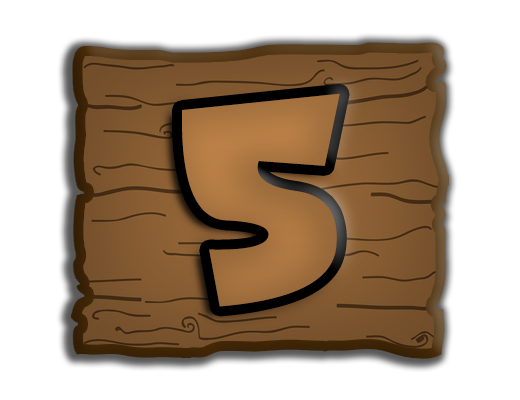
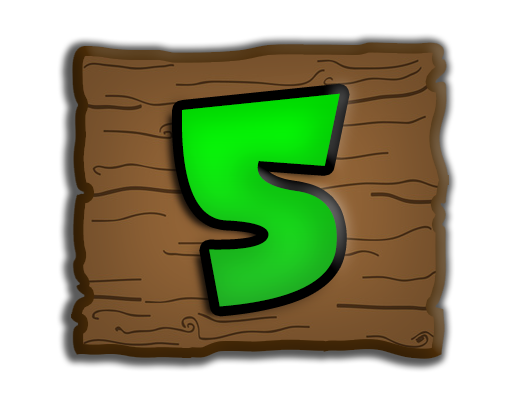
The second 520 × 400 image is a revision of the first. Changes to its layers:
pixels changed over [182, 93, 340, 307] (layer not identified)
